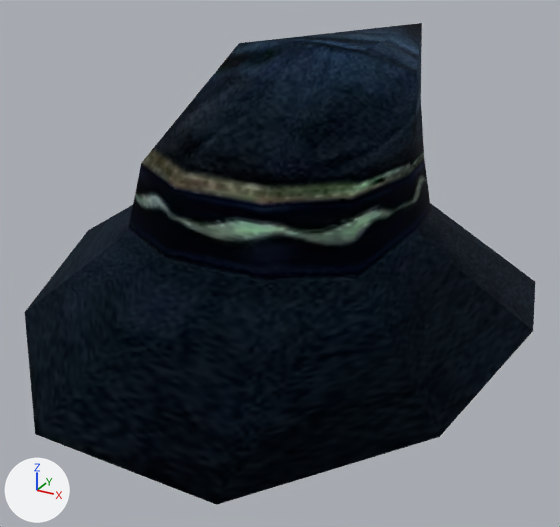
The glTF model assets/models/MERLINHUT_KDW.glb, before and after one commit.
The view is the same before and after, from a camera (50 mm lens) standing at (0.238, -0.474, 0.236) and looking at (-0.007, -0.028, 0.013). The axes (+X, +Y, +Z) are drawn at lower left. The lights are the same throughout. Vertices at the same position are counted once.
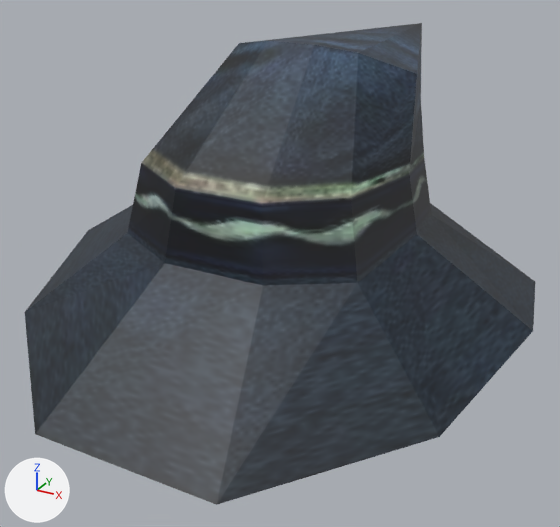
Edits to the scene script, one JSON object a line:
```json
{"op": "set", "path": "mat_kdwww_001.metallic", "old": "1.0", "new": "0.0"}
{"op": "set", "path": "mat_kdwww_001.roughness", "old": "1.0", "new": "0.5"}
{"block": "me_mesh", "where": "me_mesh.from_pydata(...)  # 42 vertices, 80 faces; spans x -0.168..0.174, y -0.221..0.231, z -0.029..0.167"}
{"block": "me_mesh", "where": "# used by ob_mesh; location = (0.0, 0.0, 0.0)"}
{"block": "me_mesh", "change": "me_mesh part 1: all 2 faces centred in x -0.079..-0.067, y -0.164..-0.136, z 0.003..0.011 are now shaded flat"}
```

Boxes (x1, y1, x2, y2) around the edits, measured in the pictures (560 x 527 px):
```json
{"object": "Mesh", "change": "surface changed, shading changed", "before": [25, 23, 535, 505], "after": [25, 23, 535, 505]}
{"part": 1, "of": "me_mesh", "change": "shading changed", "before": [25, 263, 165, 434], "after": [25, 263, 165, 434]}
```
